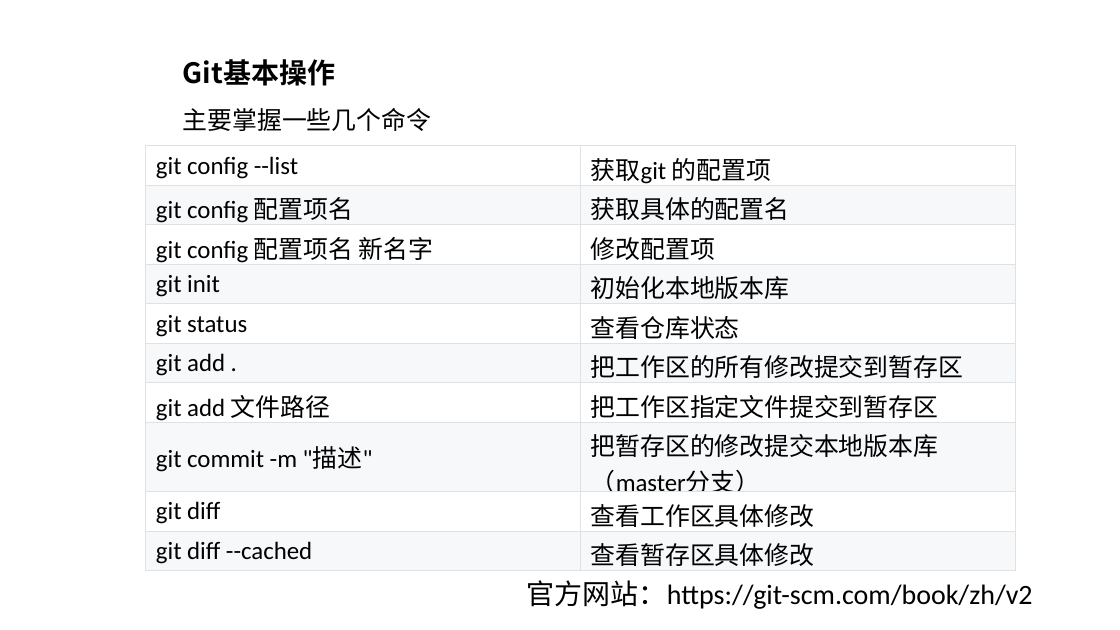
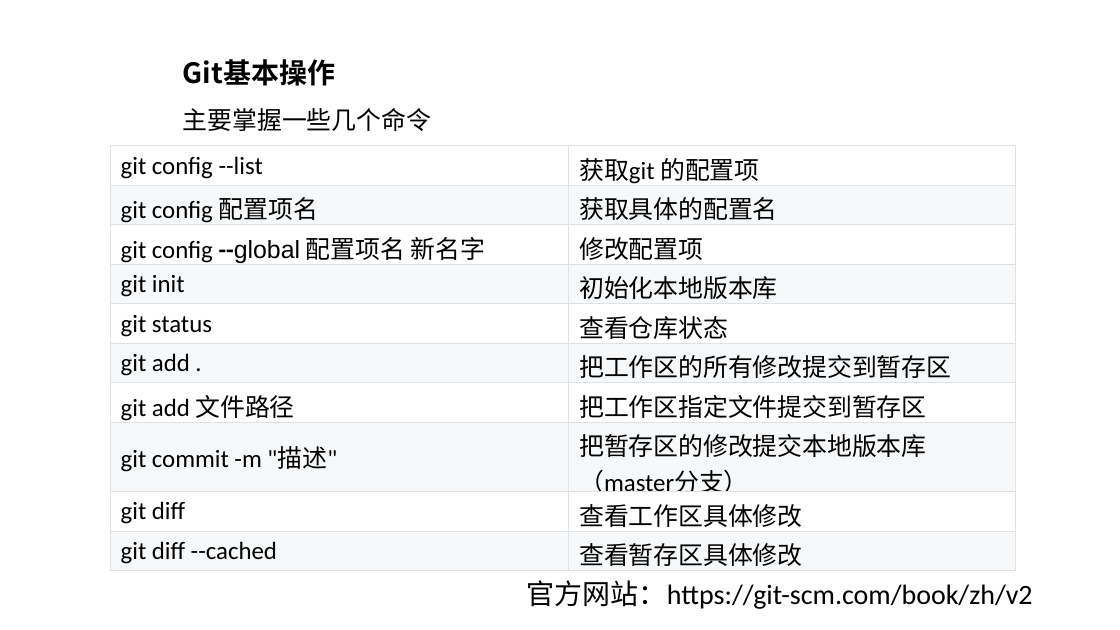
Before and after one commit to JSFFZL/Courseware-PPT, a slide deck: slide 9 of git.pptx. Drawn at 1120x630 pixels with LibreOffice and Linux fonts; fonts in the diff are those of the drawing; background and template pictures are left out. Boxes give left, top, right and bottom in pixels: in the first picture for what was removed or moved away, otherwise in the second. Text is boxed around its words. In the diff, an @@ line names an element or a change of style, - is before the commit and + after.

```diff
--- a/git.pptx
+++ b/git.pptx
@@ table at (110, 146, 1015, 571) @@
-row 3, column 1: git config 配置项名 新名字
+row 3, column 1: git config --global 配置项名 新名字
@@ table: place and size @@
-table at (146, 146, 1015, 571)
+table at (110, 146, 1015, 571)
```
Also in this commit, not shown: 2 other slides changed, 2 other files.
